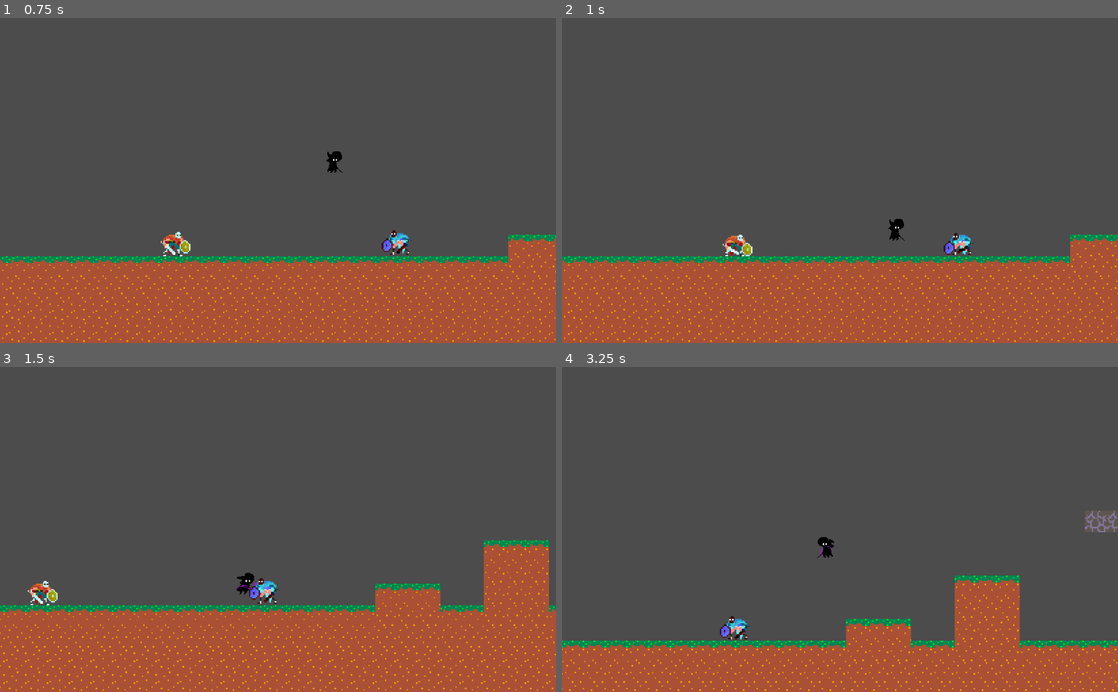
Above: before the commit, frames 1-4 (two rows, left to right).
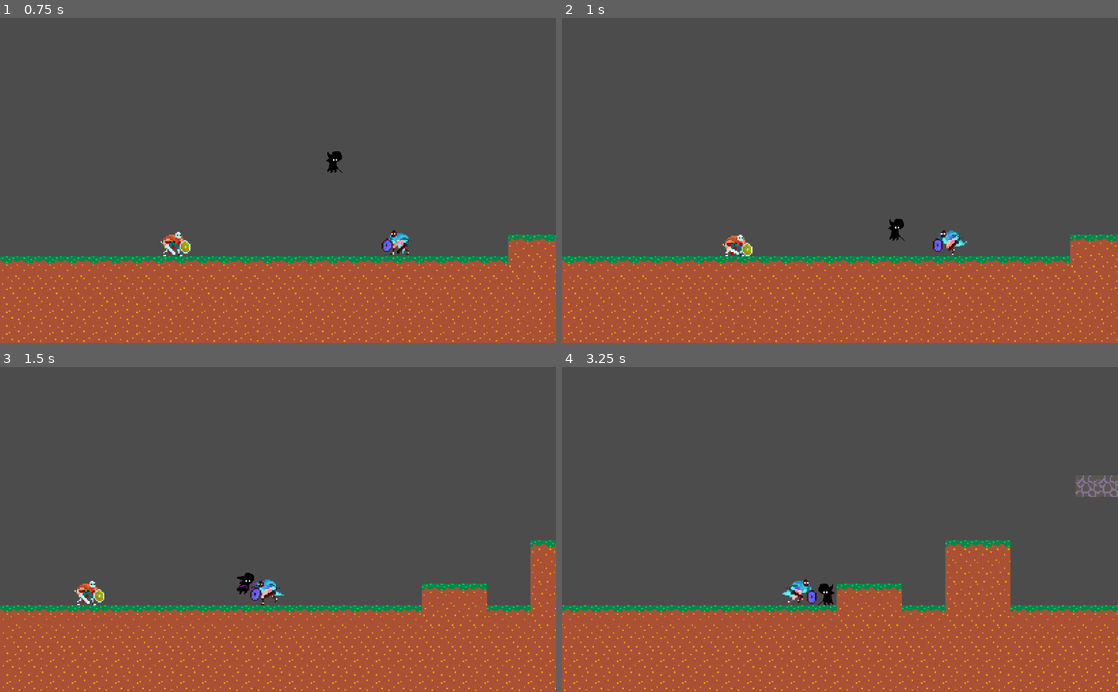
Above: after the commit, the same moments.

Repository: Jollista/Godot-Platformer
Game: Godot game, scene res://StartMenu.tscn
The game is run twice, just before and just after one commit, with the same random seed, the same clock (stepped at 60 frames per second) and the same inputs. The engine's default icon, where the game draws it, is replaced by a stand-in: a white triangle on a blue panel in a dark square.
Inputs (mouse positions are in pixels of both pictures, inside the frame that each line leads up to):
- Up to frame 1 (0.75 s): click "Start" at 0.5 s
- Up to frame 2 (1 s): no input
- Up to frame 3 (1.5 s): tap Enter (ui_accept) at 1.25 s; move the mouse to (400, 513) at 1.27 s; hold D (right) from 1.28 s (still down); hold S (roll) from 1.28 s (still down); click (400, 513) at 1.42 s
- Up to frame 4 (3.25 s): tap Space (jump) at 1.52, 2.27 s; move the mouse to (728, 545) at 2.02 s; release S (roll) at 2.03 s; tap E (interact) at 2.1 s; click (728, 545) at 2.17 s; tap S (roll) at 2.3 s; move the mouse to (895, 458) at 2.77 s; release D (right) at 2.78 s; hold A (left) from 2.78 s (still down); hold S (roll) from 2.78 s (still down); click (895, 458) at 2.92 s

Frame 1 is identical in both runs. In frame 2, 0.4% of the frame differs, in the area x 66-74%, y 65-73%; in frame 3, 7.1%; in frame 4, 15%, in the area x 0-100%, y 33-100%.

Commit message:
added enemy movement; buggy, figuring out raycasts still

Diff:
--- a/Scripts/PlayerController.gd
+++ b/Scripts/PlayerController.gd
@@ -67,12 +67,7 @@
 		var t = get_physics_process_delta_time()
 
 		# used for animation facing
-		if mouse_direction.x > sprite.position.x: # dashing right
-			facingRight = true
-			sprite.flip_h = !facingRight
-		elif mouse_direction.x < sprite.position.x: # dashing left
-			facingRight = false
-			sprite.flip_h = !facingRight
+		updateFacing(mouse_direction.x)
 
 		# animate
 		anim.play("Dash")
@@ -173,3 +168,11 @@
 		freeze()
 	else:
 		unfreeze()
+
+func updateFacing(mouseDirX):
+	if mouseDirX > sprite.position.x: # dashing right
+		facingRight = true
+		sprite.flip_h = !facingRight
+	elif mouseDirX < sprite.position.x: # dashing left
+		facingRight = false
+		sprite.flip_h = !facingRight
--- a/Scripts/VikingEnemy.gd
+++ b/Scripts/VikingEnemy.gd
@@ -1,23 +1,32 @@
 extends KinematicBody2D
 
-var facingRight = true
+# Constants for sight arc
 const THETA = 0.523599 # 30 degrees
 const DISTANCE = 200
+
+# Constants for movement
+const UP = Vector2.UP
+const GRAVITY = 20
+const MAX_SPEED = 220
+const ACCELERATION = 15
+
+# variables for movement
+var motion = Vector2()
+var facingRight = true
+var canMove = true
 
 onready var player := $"../Player"
 
 func _process(delta):
 	if canSee(player):
+		print("can see")
 		approach(player)
 	else:
+		print("can't see")
 		patrol()
 
 func canSee(target):
-	if inVisionArc(target):
-		print("enemy can see you")
-		return true
-	print("can't see")
-	return false
+	return inVisionArc(target) && clearLineOfSight(target)
 
 func inVisionArc(target):
 	var angleToTarget = get_angle_to(target.position) #approximate in degrees
@@ -34,9 +43,39 @@
 	distanceCheck = abs(target.position.x - position.x) < DISTANCE
 	return angleCheck and distanceCheck
 
+func clearLineOfSight(target):
+	$RayCast2D.force_raycast_update()
+	$RayCast2D.set_cast_to(player.position)
+	return !$RayCast2D.is_colliding()
+
 # approach and attack target
 func approach(target):
-	pass
+	print("approaching")
+	# limit max speed
+	motion.x = clamp(motion.x, -MAX_SPEED, MAX_SPEED)
+	# apply  gravity
+	motion.y += GRAVITY
+	# horizontal movement
+	if target.position.x > position.x and $AnimationPlayer.current_animation != "Attack": # input right and not rolling
+		# Accelerate and update facingRight
+		motion.x += ACCELERATION
+		facingRight = true
+		if is_on_floor(): # animate and play sfx
+			$AnimationPlayer.play("Run")
+#			if not (sfx.playing and sfx.stream == runSound):
+#				sfx.set_stream(runSound)
+#				sfx.play()
+	elif target.position.x < position.x and $AnimationPlayer.current_animation != "Attack": # input left and not rolling
+		# Decelerate and update facingRight
+		motion.x -= ACCELERATION
+		facingRight = false
+		if is_on_floor(): # animate and play sfx
+			$AnimationPlayer.play("Run")
+#			if not (sfx.playing and sfx.stream == runSound):
+#				sfx.set_stream(runSound)
+#				sfx.play()
+	# apply movement
+	motion = move_and_slide(motion, UP)
 
 # default behavior when enemy is not in sight
 func patrol():
@@ -48,6 +87,7 @@
 func turnAround():
 	facingRight = !facingRight
 	$Sprite.flip_h = !facingRight
+	$RayCast2D.rotation_degrees = 270 if facingRight else 90
 
 func die():
 	$AnimationPlayer.play("Death")
--- a/VikingEnemy.tscn
+++ b/VikingEnemy.tscn
@@ -54,6 +54,23 @@
 "values": [ 0 ]
 }
 
+[sub_resource type="Animation" id=5]
+resource_name = "Run"
+length = 0.6
+loop = true
+tracks/0/type = "value"
+tracks/0/path = NodePath("Sprite:frame")
+tracks/0/interp = 1
+tracks/0/loop_wrap = false
+tracks/0/imported = false
+tracks/0/enabled = true
+tracks/0/keys = {
+"times": PoolRealArray( 0, 0.5 ),
+"transitions": PoolRealArray( 1, 1 ),
+"update": 0,
+"values": [ 9, 14 ]
+}
+
 [node name="VikingEnemy" type="KinematicBody2D"]
 script = ExtResource( 2 )
 
@@ -73,5 +90,10 @@
 anims/Death = SubResource( 2 )
 anims/Idle = SubResource( 3 )
 anims/RESET = SubResource( 4 )
+anims/Run = SubResource( 5 )
+
+[node name="RayCast2D" type="RayCast2D" parent="."]
+rotation = 4.71239
+enabled = true
 
 [connection signal="animation_finished" from="AnimationPlayer" to="." method="_on_AnimationPlayer_animation_finished"]
Not shown: 1 places in VikingEnemy.tscn that only renumber resources
